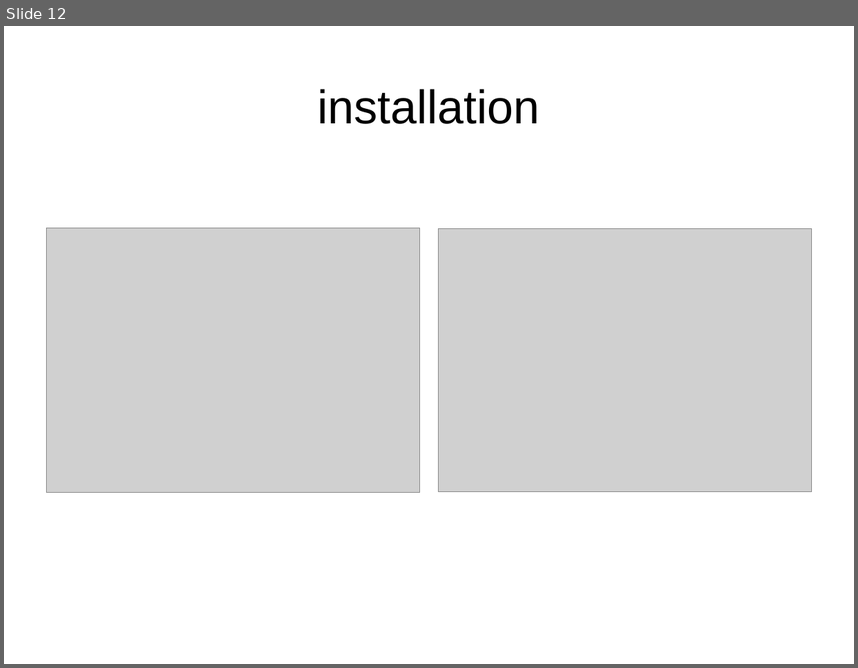
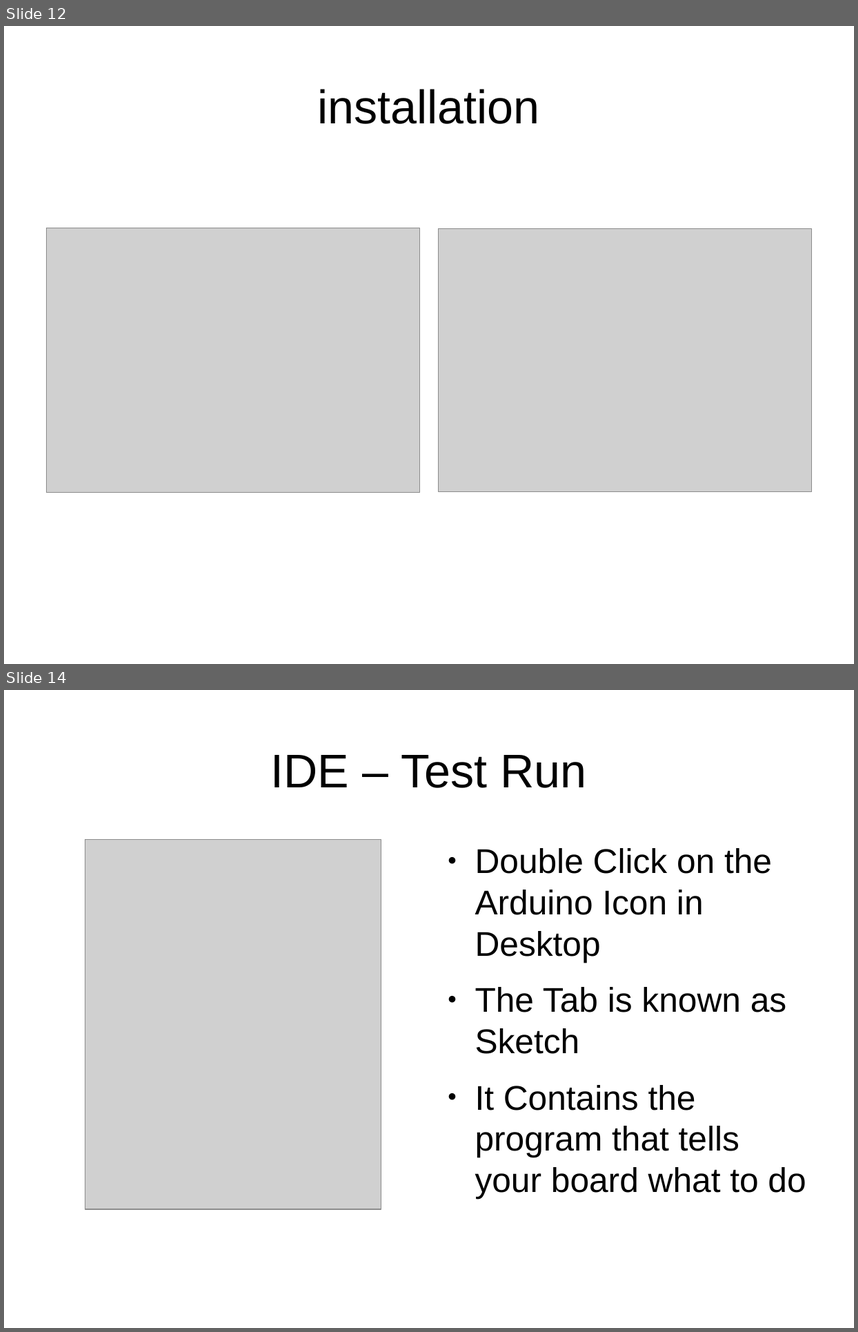
Before and after one commit to dhayanithivijayan/LearnIt, a slide deck: Arduino/Module_1.odp. Shown one above the other, each under a label of ours: slide 12 before the commit, slides 12 and 14 after it; the slides between them are not shown. The pictures are 858x668 and 858x1332 pixels, drawn with LibreOffice and Linux fonts; fonts in the diff are those of the drawing; grey boxes stand for pictures. Boxes give left, top, right and bottom in pixels: in the first picture for what was removed or moved away, otherwise in the second. Text is boxed around its words. In the diff, an @@ line names an element or a change of style, - is before the commit and + after.

```diff
--- a/Arduino/Module_1.odp
+++ b/Arduino/Module_1.odp
@@ slide 14 added at bbox=[4, 690, 854, 1328], background #FFFFFF @@
@@ title added at bbox=[271, 755, 586, 788], 44 pt, text #000000 @@
+IDE – Test Run
@@ picture added at bbox=[85, 839, 381, 1208] @@
@@ text added at bbox=[475, 848, 806, 1198], 32 pt, text #000000 @@
+● Double Click on the Arduino Icon in Desktop
+● The Tab is known as Sketch
+● It Contains the program that tells your board what to do
```
Also in this commit, not shown: 4 other slides added, 2 other files.
